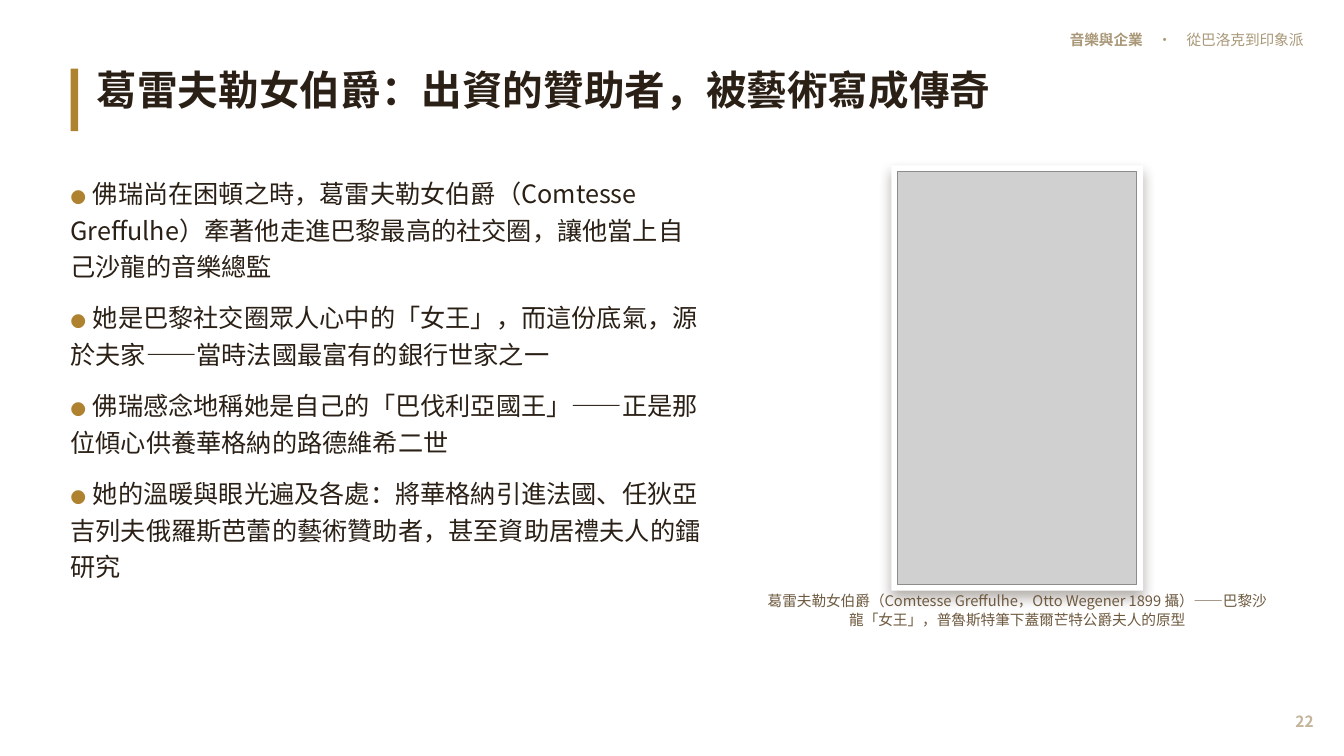
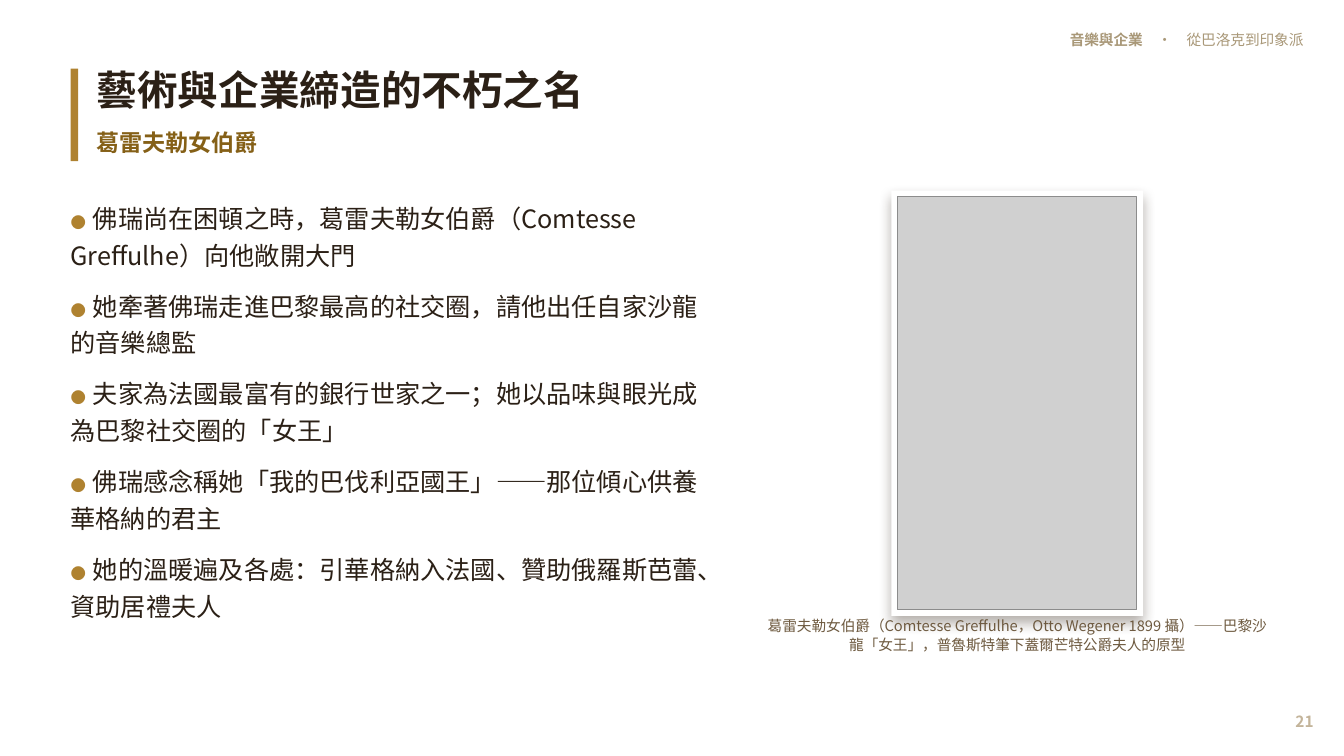
Before and after one commit to kblab2024/music-business-lecture, a slide deck: slide 21 of docs/downloads/音樂與企業-投影片.pptx (slide 22 before the commit). Drawn at 1344x756 pixels with LibreOffice and Linux fonts; fonts in the diff are those of the drawing; grey boxes stand for pictures. Boxes give left, top, right and bottom in pixels: in the first picture for what was removed or moved away, otherwise in the second. Text is boxed around its words. In the diff, an @@ line names an element or a change of style, - is before the commit and + after.

```diff
--- a/docs/downloads/音樂與企業-投影片.pptx
+++ b/docs/downloads/音樂與企業-投影片.pptx
@@ rectangle: place and size @@
-rectangle at [71,69,78,131]
+rectangle at [71,69,78,161]
@@ text at [97,70,584,153]: text changed @@
-葛雷夫勒女伯爵：出資的贊助者，被藝術寫成傳奇
+藝術與企業締造的不朽之名
+葛雷夫勒女伯爵
@@ text at [71,206,723,618]: text changed @@
-● 佛瑞尚在困頓之時，葛雷夫勒女伯爵（Comtesse Greffulhe）牽著他走進巴黎最高的社交圈，讓他當上自己沙龍的音樂總監
-● 她是巴黎社交圈眾人心中的「女王」，而這份底氣，源於夫家——當時法國最富有的銀行世家之一
-● 佛瑞感念地稱她是自己的「巴伐利亞國王」——正是那位傾心供養華格納的路德維希二世
-● 她的溫暖與眼光遍及各處：將華格納引進法國、任狄亞吉列夫俄羅斯芭蕾的藝術贊助者，甚至資助居禮夫人的鐳研究
+● 佛瑞尚在困頓之時，葛雷夫勒女伯爵（Comtesse Greffulhe）向他敞開大門
+● 她牽著佛瑞走進巴黎最高的社交圈，請他出任自家沙龍的音樂總監
+● 夫家為法國最富有的銀行世家之一；她以品味與眼光成為巴黎社交圈的「女王」
+● 佛瑞感念稱她「我的巴伐利亞國王」——那位傾心供養華格納的君主
+● 她的溫暖遍及各處：引華格納入法國、贊助俄羅斯芭蕾、資助居禮夫人
@@ 1 picture, 1 text, 1 rectangle: place and size @@
-1 picture, 1 text, 1 rectangle at [768,165,1267,627]
+1 picture, 1 text, 1 rectangle at [768,191,1267,652]
@@ text at [1295,715,1313,727]: text changed @@
-22
+21
```
Also in this commit, not shown: 52 other slides changed, 3 slides added, 4 slides removed, 9 other files.
